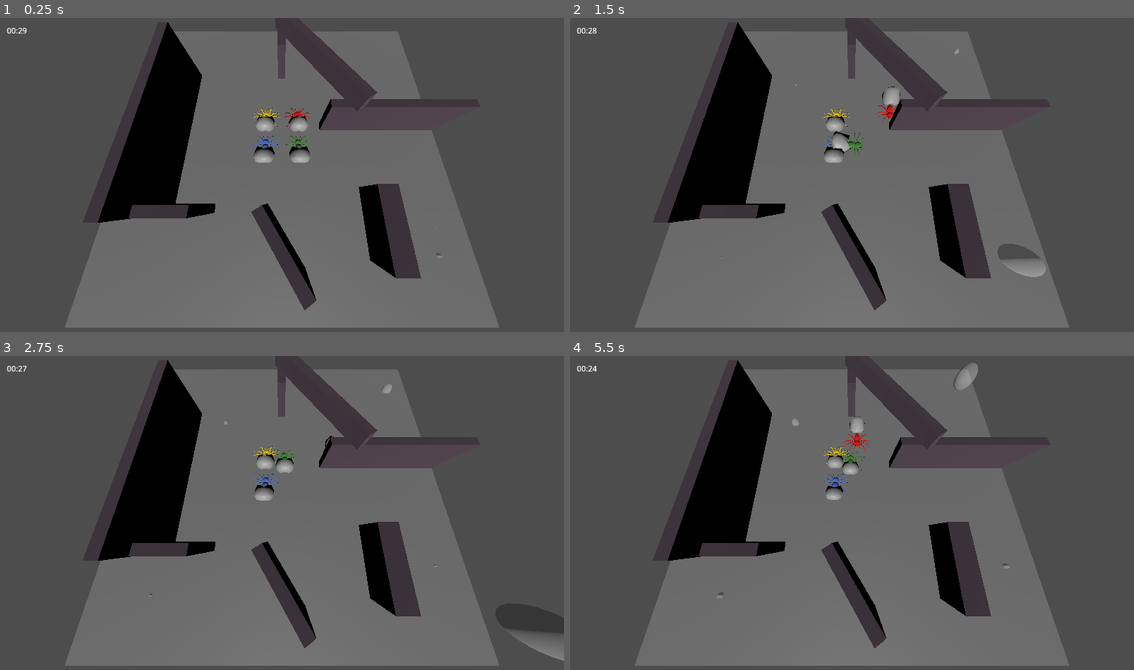
Above: before the commit, frames 1-4 (two rows, left to right).
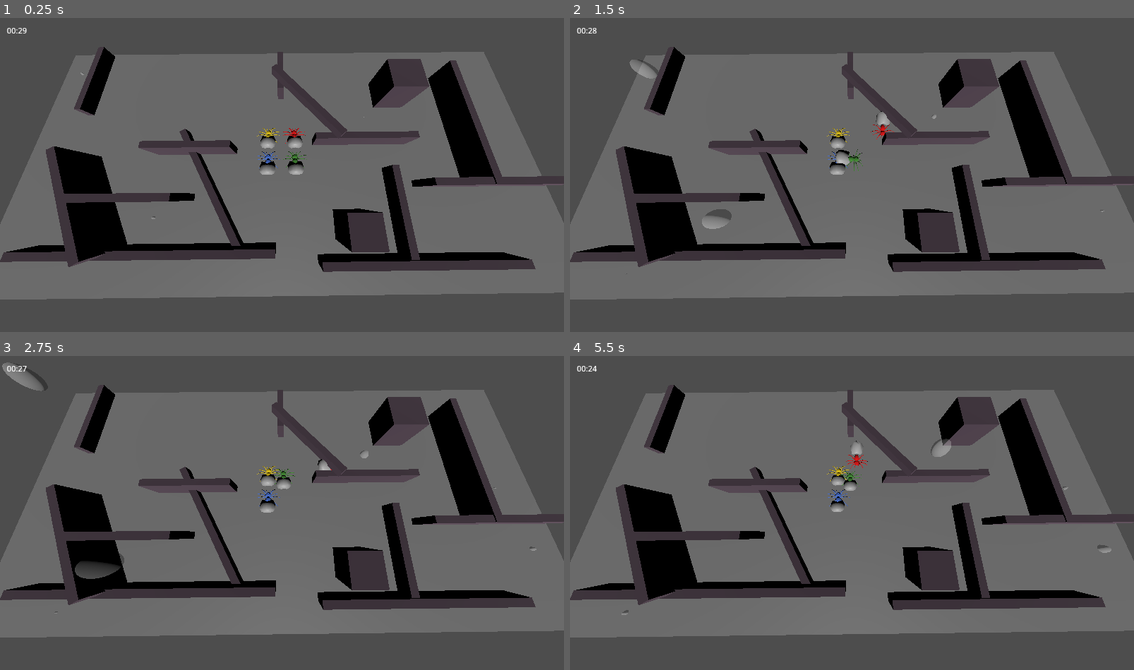
Above: after the commit, the same moments.

Repository: justfordoener/ggj_2025
Game: Godot game, scene res://scenes/level_test.tscn
The game is run twice, just before and just after one commit, with the same random seed, the same clock (stepped at 60 frames per second) and the same inputs.
Inputs:
- Up to frame 1 (0.25 s): no input
- Up to frame 2 (1.5 s): hold D (move_right) 0.53-1.28 s; hold F 0.53-1.28 s; hold S (move_down) from 1.28 s (still down); tap H at 1.35 s
- Up to frame 3 (2.75 s): release S (move_down) at 2.03 s; hold D (move_right) from 2.03 s (still down); hold T from 2.03 s (still down)
- Up to frame 4 (5.5 s): release D (move_right) at 2.78 s; release T at 2.78 s; hold W (move_up) 2.78-3.53 s; tap G at 2.85 s; hold F 3.53-4.28 s; hold A (move_left) 3.53-5.03 s; tap H at 4.35 s; hold S (move_down) from 5.03 s (still down); hold T from 5.03 s (still down)

The runs differ from the first frame. In frame 1, 53% of the frame differs, in the area x 0-100%, y 0-99%; in frame 2, 53%; in frame 3, 53%; in frame 4, 53%.

Commit message:
update level test

Diff:
--- a/scenes/level_test.tscn
+++ b/scenes/level_test.tscn
@@ -13,46 +13,54 @@
 [node name="level_test" type="Node3D"]
 
 [node name="MeshInstance3D" type="MeshInstance3D" parent="."]
-transform = Transform3D(4, 0, 0, 0, 2, 0, 0, 0, 4, 0, 0, 0)
+transform = Transform3D(8, 0, 0, 0, 2, 0, 0, 0, 4, 0, 0, 0)
 mesh = SubResource("PlaneMesh_b2i4f")
 
 [node name="bubbles" type="Node3D" parent="."]
 
 [node name="bubble" parent="bubbles" instance=ExtResource("1_0fb2n")]
-transform = Transform3D(1, 0, 0, 0, 1, 0, 0, 0, 1, 3.3433, 0, 2.30062)
+transform = Transform3D(0.998632, -0.0522837, 0, 0.0522837, 0.998632, 0, 0, 0, 1, 6.854, 0, 0.117)
 start_scale = 0.0
 max_scale = 0.5
 spawn_time = 2.0
 
 [node name="bubble2" parent="bubbles" instance=ExtResource("1_0fb2n")]
-transform = Transform3D(1, 0, 0, 0, 1, 0, 0, 0, 1, -1.66472, 0, -1.63689)
+transform = Transform3D(1, 0, 0, 0, 1, 0, 0, 0, 1, 7.23002, 0, 1.99015)
 start_scale = 0.0
 max_scale = 0.5
 growth_rate = 0.04
 spawn_time = 4.0
 
 [node name="bubble3" parent="bubbles" instance=ExtResource("1_0fb2n")]
-transform = Transform3D(1, 0, 0, 0, 1, 0, 0, 0, 1, -2.71344, -1.19209e-07, 2.85905)
+transform = Transform3D(1, 0, 0, 0, 1, 0, 0, 0, 1, -5.93345, 3.57628e-07, 3.45628)
 start_scale = 0.0
 max_scale = 0.5
 spawn_time = 8.0
 
 [node name="bubble4" parent="bubbles" instance=ExtResource("1_0fb2n")]
-transform = Transform3D(1, 0, 0, 0, 1, 0, 0, 0, 1, 3.37823, 0, -2.98006)
+transform = Transform3D(1, 0, 0, 0, 1, 0, 0, 0, 1, 2.832, 0, -1.14492)
 start_scale = 0.0
 max_scale = 0.5
 growth_rate = 0.1
 spawn_time = 10.0
 
 [node name="bubble5" parent="bubbles" instance=ExtResource("1_0fb2n")]
-transform = Transform3D(1, 0, 0, 0, 1, 0, 0, 0, 1, 3.24825, 0, 2.8293)
+transform = Transform3D(1, 0, 0, 0, 1, 0, 0, 0, 1, -3.67575, 0, 2.06806)
+start_scale = 0.0
+max_scale = 0.5
+growth_rate = 0.4
+spawn_time = 11.0
+
+[node name="bubble6" parent="bubbles" instance=ExtResource("1_0fb2n")]
+transform = Transform3D(1, 0, 0, 0, 1, 0, 0, 0, 1, -7.40873, -4.76837e-07, -3.07349)
 start_scale = 0.0
 max_scale = 0.5
 growth_rate = 0.4
 spawn_time = 11.0
 
 [node name="Camera3D" type="Camera3D" parent="."]
-transform = Transform3D(1, 0, 0, 0, 0.214735, 0.976672, 0, -0.976672, 0.214735, 0, 2.5, 1.7)
+transform = Transform3D(0.999945, 0.0103314, -0.00192332, 0, 0.183018, 0.98311, 0.0105089, -0.983055, 0.183008, 0, 3.2, 1.5)
+visible = false
 fov = 112.5
 
 [node name="DirectionalLight3D" type="DirectionalLight3D" parent="."]
@@ -63,6 +71,8 @@
 [node name="spider1" parent="spiders" instance=ExtResource("2_cnn5f")]
 transform = Transform3D(0.2, 0, 0, 0, 0.2, 0, 0, 0, 0.2, 0.4, 0.1, -0.4)
 collision_layer = 1
+speed = 1.0
+lose_air_rate = 0.5
 
 [node name="spider2" parent="spiders" instance=ExtResource("4_m6k3c")]
 transform = Transform3D(0.2, 0, 0, 0, 0.2, 0, 0, 0, 0.2, 0.4, 0.1, 0.4)
@@ -85,22 +95,46 @@
 [node name="obstacles" type="Node3D" parent="."]
 
 [node name="obstacle" parent="obstacles" instance=ExtResource("7_d4kxs")]
-transform = Transform3D(3, 0, 0, 0, 1, 0, 0, 0, 0.2, 2.50242, 0.216251, -0.225246)
+transform = Transform3D(3, 0, 0, 0, 1, 0, 0, 0, 0.2, 2.502, -0.1, -0.225)
 
 [node name="obstacle2" parent="obstacles" instance=ExtResource("7_d4kxs")]
-transform = Transform3D(0.1692, 0, 0.79978, 0, 1, 0, -0.106637, 0, 1.269, -0.011177, 0.216251, 2.47249)
+transform = Transform3D(0.173205, 0, 1.5, 0, 1, 0, -0.1, 0, 2.59808, -5.07073, 0.216251, 1.54963)
 
 [node name="obstacle3" parent="obstacles" instance=ExtResource("7_d4kxs")]
-transform = Transform3D(0.2, 0, 0, 0, 1, 0, 0, 0, 4, -2.53642, 0.502239, 5.96046e-08)
+transform = Transform3D(0.2, 0, 0, 0, 1, 0, 0, 0, 4, 5.565, 0.0237184, -0.742)
 
 [node name="obstacle4" parent="obstacles" instance=ExtResource("7_d4kxs")]
-transform = Transform3D(0.2, 0, 0, 0, 1, 0, 0, 0, 1.5, -0.011177, 0.216251, -2.64869)
+transform = Transform3D(0.2, 0, 0, 0, 1, 0, 0, 0, 1.5, -0.011, -0.1, -2.649)
 
 [node name="obstacle5" parent="obstacles" instance=ExtResource("7_d4kxs")]
-transform = Transform3D(0.4, 0, 0, 0, 0.5, 0, 0, 0, 1.5, 2, 0.269199, 2.162)
+transform = Transform3D(-8.74228e-09, 0, -2.5, 0, 1, 0, 0.2, 0, -1.09278e-07, -2.669, 0, 0.064)
 
 [node name="obstacle6" parent="obstacles" instance=ExtResource("7_d4kxs")]
-transform = Transform3D(1, 0, 0, 0, 1, 0, 0, 0, 0.2, -2.01811, 0.216251, 1.88915)
+transform = Transform3D(6.48538, 0, 0, 0, 1, 0, 0, 0, 0.2, -3.42137, -0.12028, 2.85448)
 
 [node name="obstacle7" parent="obstacles" instance=ExtResource("7_d4kxs")]
-transform = Transform3D(1.6631, 0, -0.166455, 0, 0.3, 0, 2.49682, 0, 0.110873, 0.754514, 0.857432, -1.32278)
+transform = Transform3D(1.92411, 0, -0.153446, 0, 0.2, 0, 2.3017, 0, 0.128274, 0.754514, 0.508331, -1.32278)
+
+[node name="obstacle8" parent="obstacles" instance=ExtResource("7_d4kxs")]
+transform = Transform3D(4.00493, 0, 0, 0, -1.72967, 0, 0, 0, 0.20221, 5.94995, -0.356434, 1.1693)
+
+[node name="obstacle9" parent="obstacles" instance=ExtResource("7_d4kxs")]
+transform = Transform3D(1, 0, 0, 0, 1, 0, 0, 0, 1, 3.71253, 0.216251, -2.01473)
+
+[node name="obstacle10" parent="obstacles" instance=ExtResource("7_d4kxs")]
+transform = Transform3D(2.56425, 0, 0, 0, 1, 0, 0, 0, 0.2, -3.87134, 0.216251, 1.49648)
+
+[node name="obstacle11" parent="obstacles" instance=ExtResource("7_d4kxs")]
+transform = Transform3D(0.173205, 0, 2, 0, 1, 0, -0.1, 0, 3.4641, -2.11378, -0.307754, 1.15846)
+
+[node name="obstacle12" parent="obstacles" instance=ExtResource("7_d4kxs")]
+transform = Transform3D(0.2, 0, 0, 0, 1, 0, 0, 0, 2.5, 3.21397, -0.176859, 1.91987)
+
+[node name="obstacle13" parent="obstacles" instance=ExtResource("7_d4kxs")]
+transform = Transform3D(-8.74228e-09, 0, 5, 0, 1, 0, -0.2, 0, -2.18557e-07, 3.4469, -0.14623, 3.1525)
+
+[node name="obstacle14" parent="obstacles" instance=ExtResource("7_d4kxs")]
+transform = Transform3D(0.8, 0, 0, 0, 0.8, 0, 0, 0, 0.8, 1.86974, 0.300866, 2.28676)
+
+[node name="obstacle15" parent="obstacles" instance=ExtResource("7_d4kxs")]
+transform = Transform3D(-0.2, 0, -3.92589e-07, 0, 1, 0, 3.01992e-08, 0, -2.6, -6.52925, -0.232561, -2.60491)
Not shown: 1 places in scenes/spider.tscn that only renumber resources
